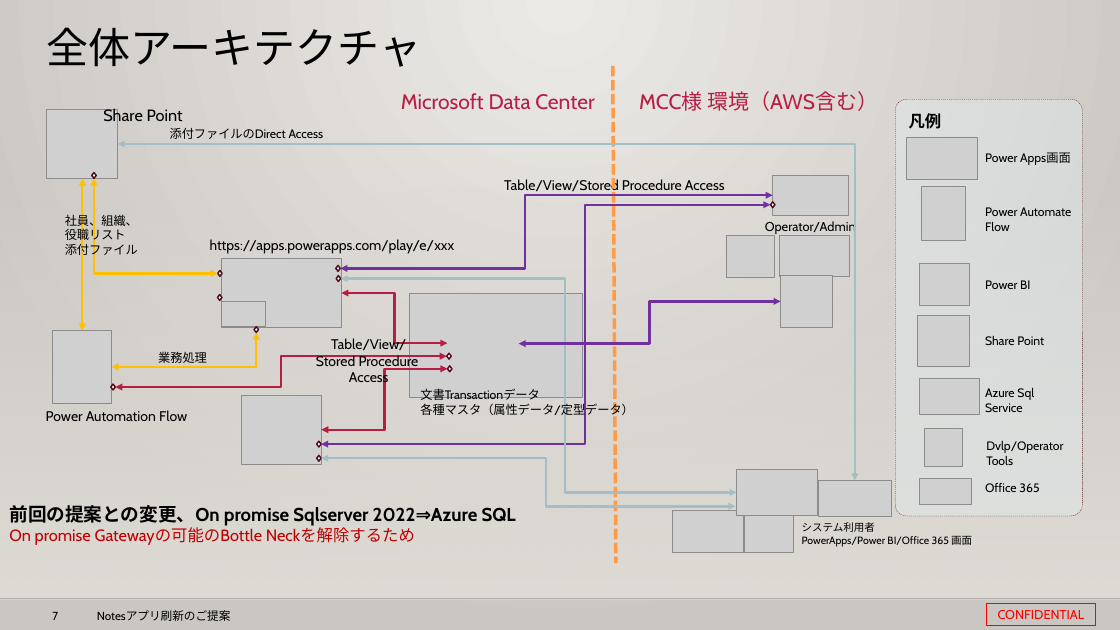
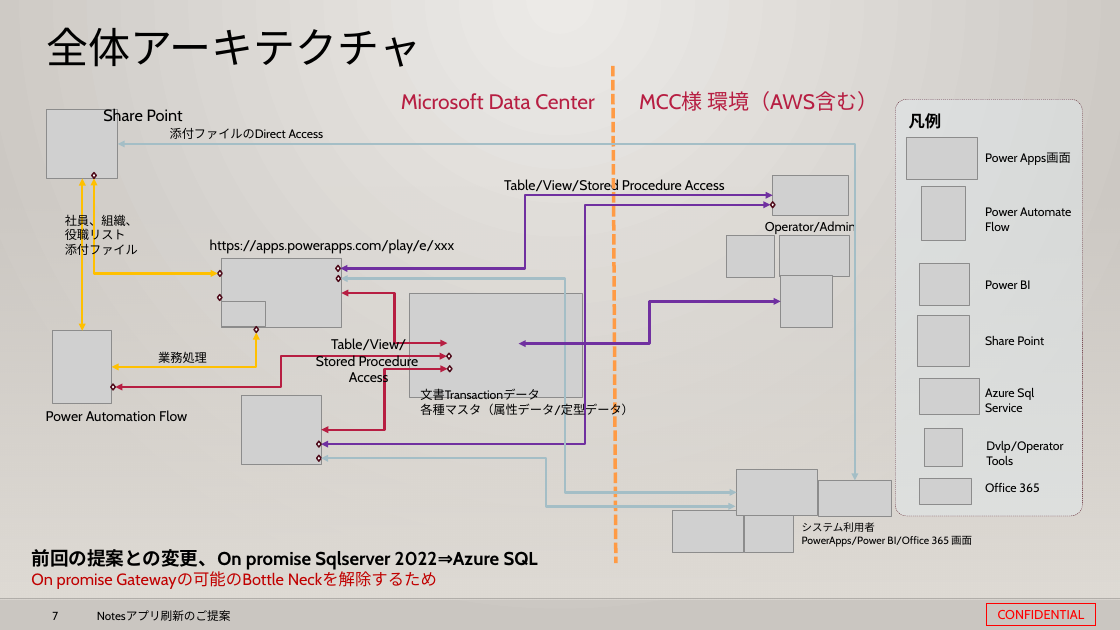
Before and after one commit to 0494938/Notes--CMS-Online, a slide deck: slide 7 of Notesアプリ刷新プロジェクト提案見積もり.pptx. Drawn at 1120x630 pixels with LibreOffice and Linux fonts; fonts in the diff are those of the drawing; grey boxes stand for pictures; background and template pictures are left out. Boxes give left, top, right and bottom in pixels: in the first picture for what was removed or moved away, otherwise in the second. Text is boxed around its words. In the diff, an @@ line names an element or a change of style, - is before the commit and + after.

```diff
--- a/Notesアプリ刷新プロジェクト提案見積もり.pptx
+++ b/Notesアプリ刷新プロジェクト提案見積もり.pptx
@@ text "前回の提案との変更、On promise Sqlserver 2022⇒Azure SQL": place and size @@
-text "前回の提案との変更、On promise Sqlserver 2022⇒Azure SQL" at [9, 505, 516, 545]
+text "前回の提案との変更、On promise Sqlserver 2022⇒Azure SQL" at [31, 549, 538, 589]
```
Also in this commit, not shown: 9 other slides changed.
